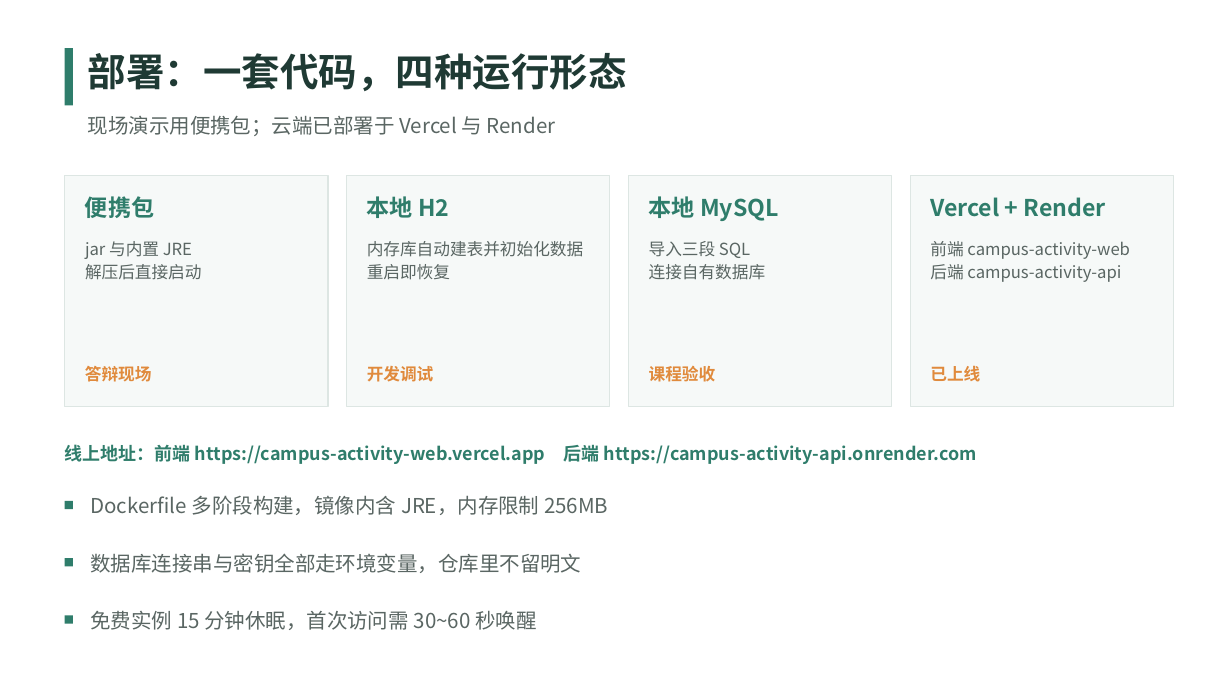
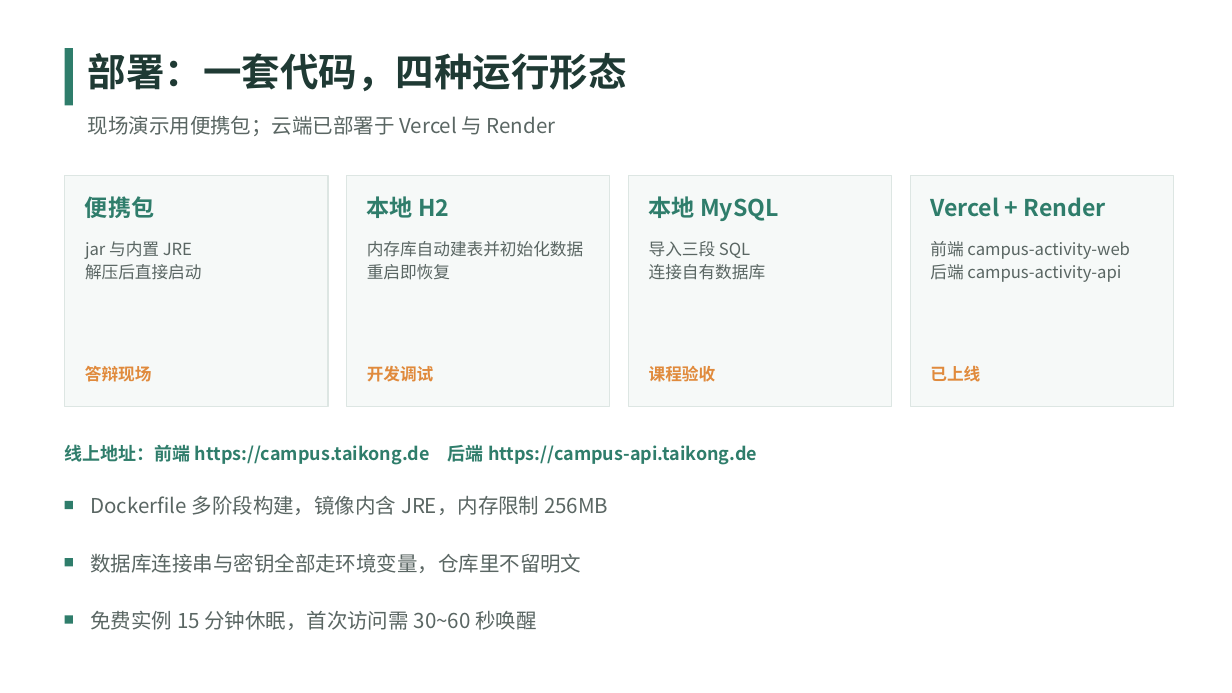
Before and after one commit to tkRRRRRR/Campus-Event-Management-System, a slide deck: slide 15 of doc/答辩PPT.pptx. Drawn at 1232x693 pixels with LibreOffice and Linux fonts; fonts in the diff are those of the drawing. Boxes give left, top, right and bottom in pixels: in the first picture for what was removed or moved away, otherwise in the second. Text is boxed around its words. In the diff, an @@ line names an element or a change of style, - is before the commit and + after.

Commit message:
绑定自有域名 campus.taikong.de / campus-api.taikong.de：Cloudflare DNS、Vercel 与 Render 域验证、前端重新部署、文档与 PPT 同步

```diff
--- a/doc/答辩PPT.pptx
+++ b/doc/答辩PPT.pptx
@@ text at [65, 444, 757, 465]: text changed @@
-线上地址：前端 https://campus-activity-web.vercel.app 后端 https://campus-activity-api.onrender.com
+线上地址：前端 https://campus.taikong.de 后端 https://campus-api.taikong.de
```
Also in this commit, not shown: 20 other files.
